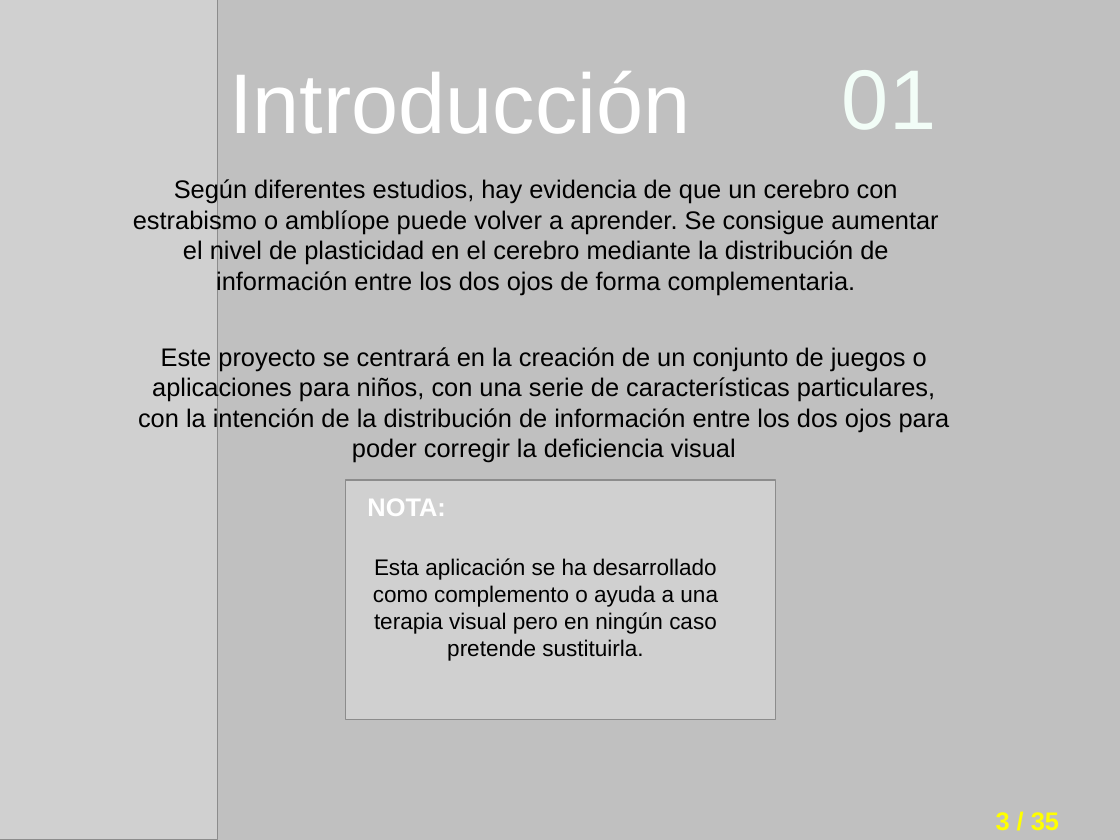
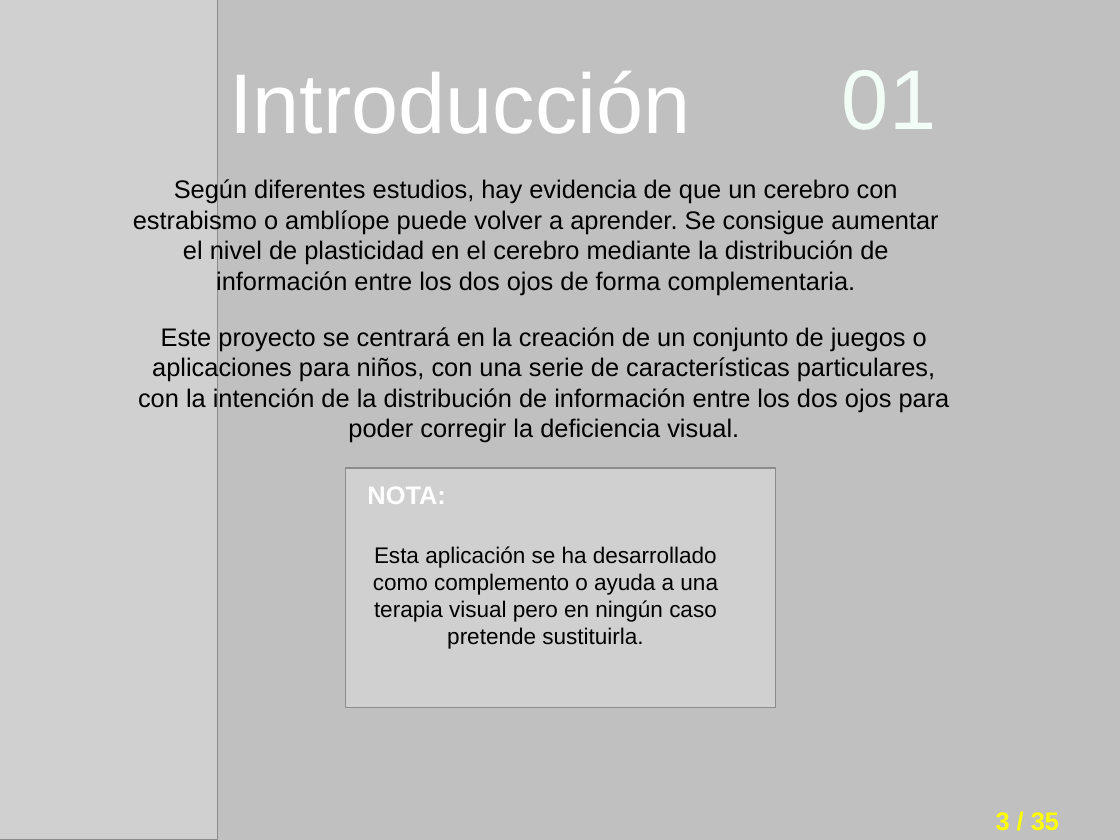
Before and after one commit to i62navpm/PFCweb, a slide deck: slide 3 of Documentación/Presentación.odp. Drawn at 1120x840 pixels with LibreOffice and Linux fonts; fonts in the diff are those of the drawing; grey boxes stand for pictures; background and template pictures are left out. Boxes give left, top, right and bottom in pixels: in the first picture for what was removed or moved away, otherwise in the second. Text is boxed around its words. In the diff, an @@ line names an element or a change of style, - is before the commit and + after.

```diff
--- a/Documentación/Presentación.odp
+++ b/Documentación/Presentación.odp
@@ text at [138, 327, 950, 443]: text changed @@
-Este proyecto se centrará en la creación de un conjunto de juegos o aplicaciones para niños, con una serie de características particulares, con la intención de la distribución de información entre los dos ojos para poder corregir la deficiencia visual
+Este proyecto se centrará en la creación de un conjunto de juegos o aplicaciones para niños, con una serie de características particulares, con la intención de la distribución de información entre los dos ojos para poder corregir la deficiencia visual.
@@ 2 texts, 1 picture: place and size @@
-2 texts, 1 picture at [346, 480, 776, 720]
+2 texts, 1 picture at [346, 469, 776, 708]
```
Also in this commit, not shown: 19 other slides changed.
